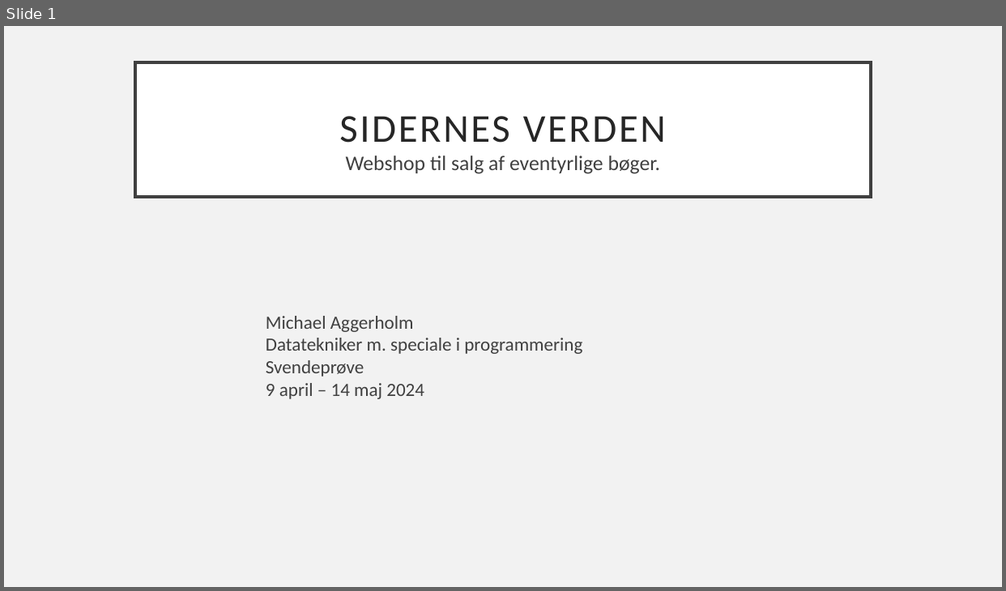
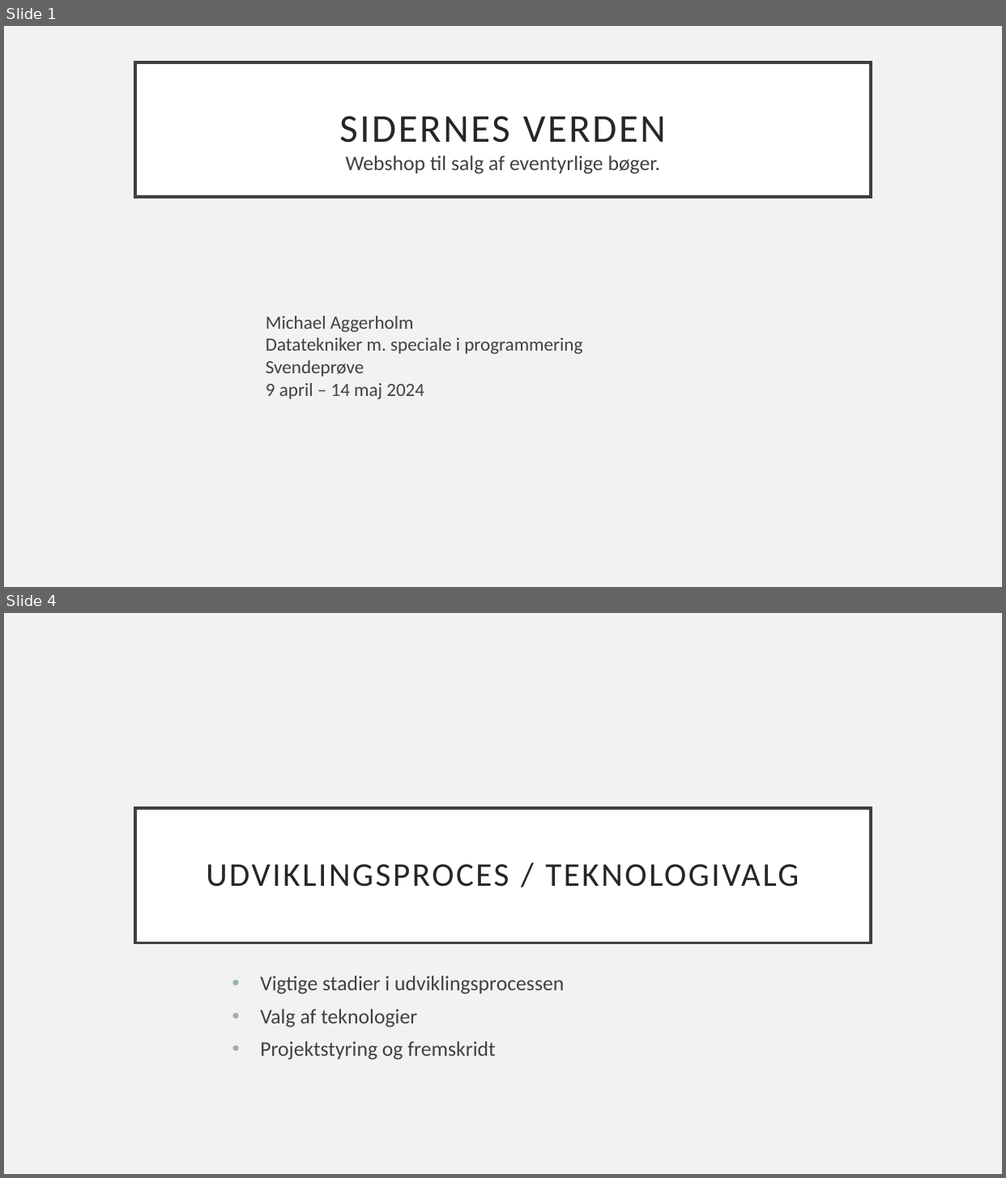
Before and after one commit to MichaelAggerholm/Apprentice_Test, a slide deck: Assets/Documents/Præsentation-sidernesVerden.pptx. Shown one above the other, each under a label of ours: slide 1 before the commit, slides 1 and 4 after it; the slides between them are not shown. The pictures are 1006x591 and 1006x1178 pixels, drawn with LibreOffice and Linux fonts; fonts in the diff are those of the drawing. Boxes give left, top, right and bottom in pixels: in the first picture for what was removed or moved away, otherwise in the second. Text is boxed around its words. In the diff, an @@ line names an element or a change of style, - is before the commit and + after.

```diff
--- a/Assets/Documents/Præsentation-sidernesVerden.pptx
+++ b/Assets/Documents/Præsentation-sidernesVerden.pptx
@@ slide 4 added at <box>4,613,1002,1174</box>, background #F2F2F2 @@
@@ title added at <box>135,808,871,943</box>, fill #FFFFFF, outline #404040 3 pt, 32 pt, text #262626 @@
+UDVIKLINGSPROCES / TEKNOLOGIVALG
@@ subtitle added at <box>260,976,564,1060</box>, 20 pt, text #404040 @@
+• Vigtige stadier i udviklingsprocessen
+• Valg af teknologier
+• Projektstyring og fremskridt
```
Also in this commit, not shown: 10 other slides added, 2 slides removed.
